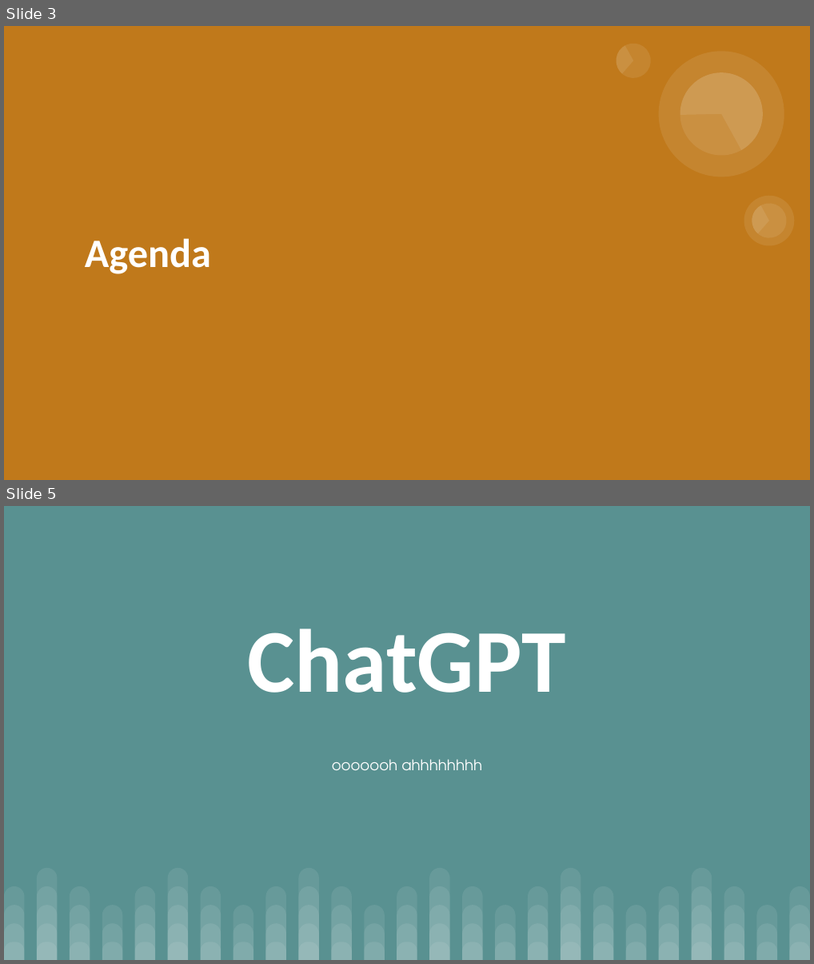
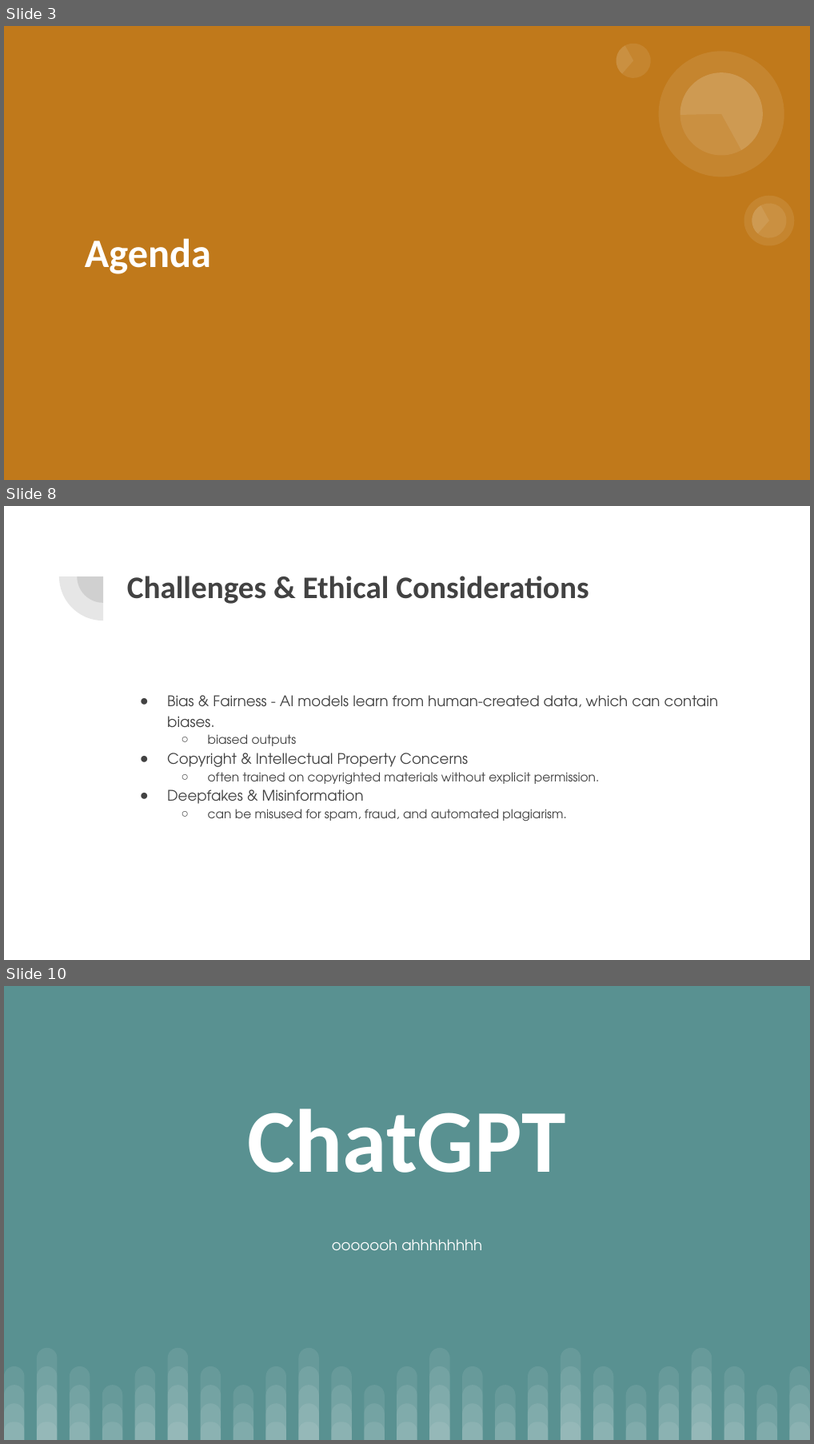
Before and after one commit to aacayanan/chatbot-workshop-mesacs, a slide deck: AI Chatbot Workshop.pptx. Shown one above the other, each under a label of ours: slides 3 and 5 before the commit, slides 3, 8 and 10 after it; the slides between them are not shown. The pictures are 814x964 and 814x1444 pixels, drawn with LibreOffice and Linux fonts; fonts in the diff are those of the drawing. Boxes give left, top, right and bottom in pixels: in the first picture for what was removed or moved away, otherwise in the second. Text is boxed around its words. In the diff, an @@ line names an element or a change of style, - is before the commit and + after.

```diff
--- a/AI Chatbot Workshop.pptx
+++ b/AI Chatbot Workshop.pptx
@@ slide 8 added at (4,506,810,960), background #FFFFFF @@
@@ pie slice (boxed as its full ellipse) added at (59,532,146,620), fill #424242 at 13% opacity @@
@@ pie slice (boxed as its full ellipse) added at (78,550,130,603), fill #424242 at 13% opacity @@
@@ title added at (127,576,589,604), 28 pt, text #424242, bold @@
+Challenges & Ethical Considerations
@@ text added at (167,695,719,821), 13 pt, text #424242 @@
+● Bias & Fairness - AI models learn from human-created data, which can contain biases.
+  ○ biased outputs
+● Copyright & Intellectual Property Concerns
+  ○ often trained on copyrighted materials without explicit permission.
+● Deepfakes & Misinformation
+  ○ can be misused for spam, fraud, and automated plagiarism.
@@ what was slide 5 is now slide 10 @@
```
Also in this commit, not shown: 3 slides changed, 7 other slides added, 3 slides removed.
